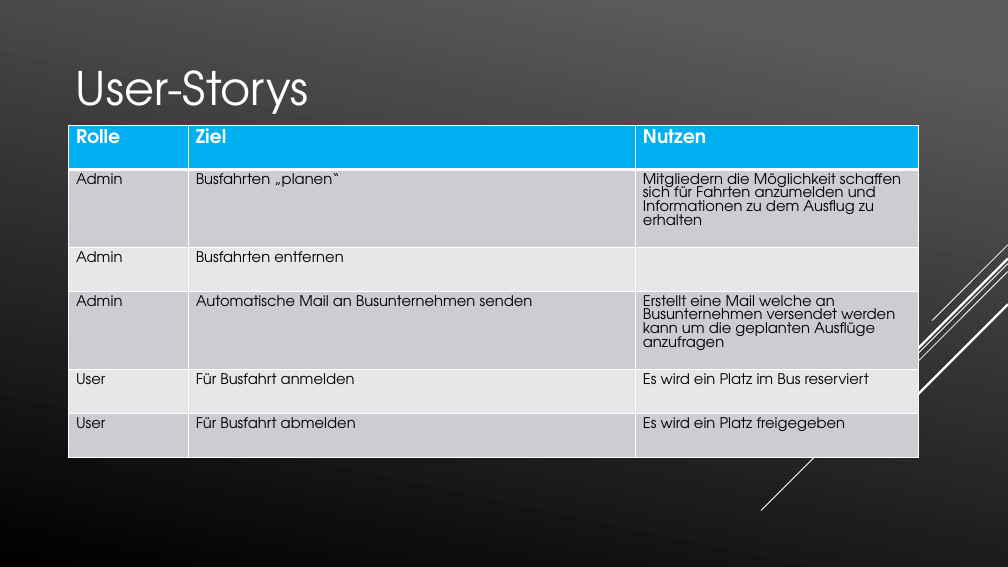
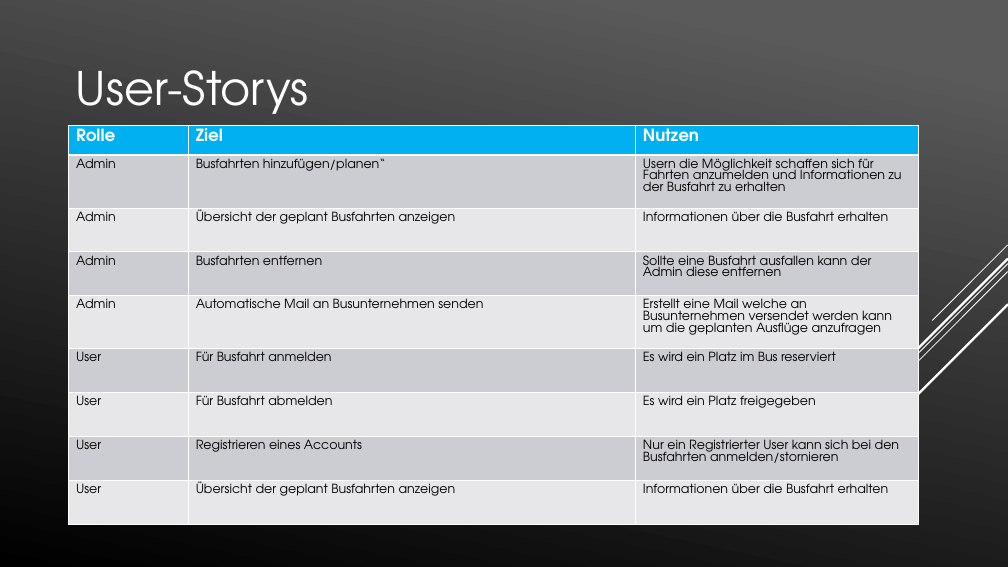
Before and after one commit to xamsemi/Advanced-Programing, a slide deck: slide 4 of Busreservierungssystem für Vereinsfahrten3_2.pptx. Drawn at 1008x567 pixels with LibreOffice and Linux fonts; fonts in the diff are those of the drawing. Boxes give left, top, right and bottom in pixels: in the first picture for what was removed or moved away, otherwise in the second. Text is boxed around its words. In the diff, an @@ line names an element or a change of style, - is before the commit and + after.

Commit message:
User Stories erweitert

```diff
--- a/Busreservierungssystem für Vereinsfahrten3_2.pptx
+++ b/Busreservierungssystem für Vereinsfahrten3_2.pptx
@@ table at (69, 126, 920, 524) @@
-row 2: Admin | Busfahrten „planen“ | Mitgliedern die Möglichkeit schaffen sich für Fahrten anzumelden und Informationen zu dem Ausflug zu erhalten
-row 3: Admin | Busfahrten entfernen | 
+row 2: Admin | Busfahrten hinzufügen/planen“ | Usern die Möglichkeit schaffen sich für Fahrten anzumelden und Informationen zu der Busfahrt zu erhalten
+row 3: Admin | Übersicht der geplant Busfahrten anzeigen | Informationen über die Busfahrt erhalten
+row 4: Admin | Busfahrten entfernen | Sollte eine Busfahrt ausfallen kann der Admin diese entfernen
+row 8: User | Registrieren eines Accounts | Nur ein Registrierter User kann sich bei den Busfahrten anmelden/stornieren
+row 9: User | Übersicht der geplant Busfahrten anzeigen | Informationen über die Busfahrt erhalten
```
